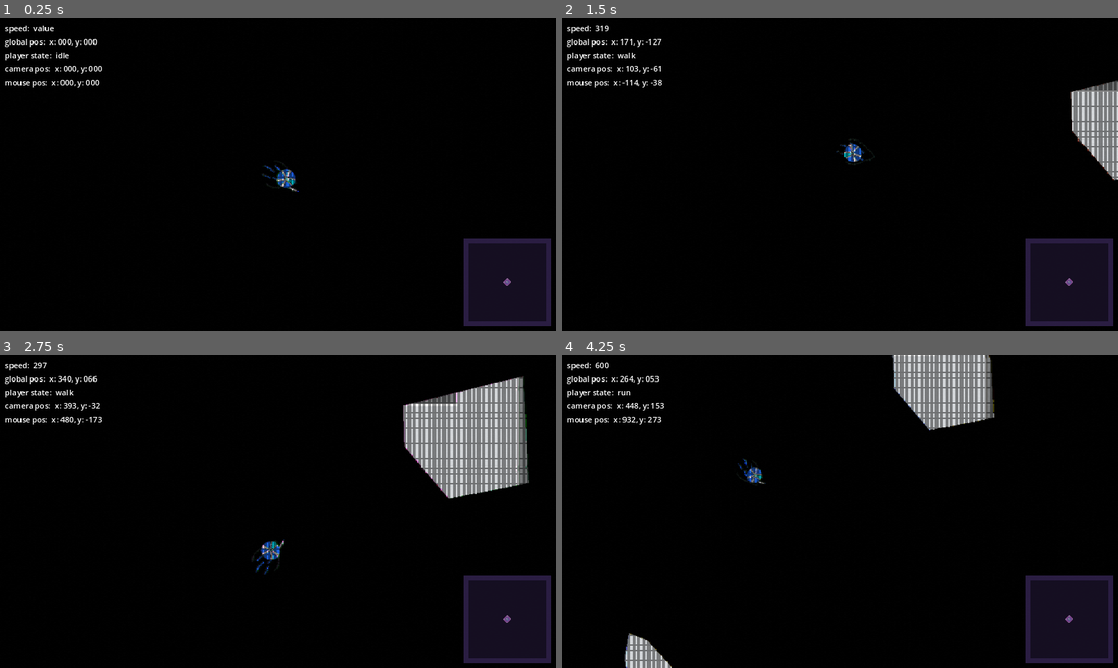
Above: before the commit, frames 1-4 (two rows, left to right).
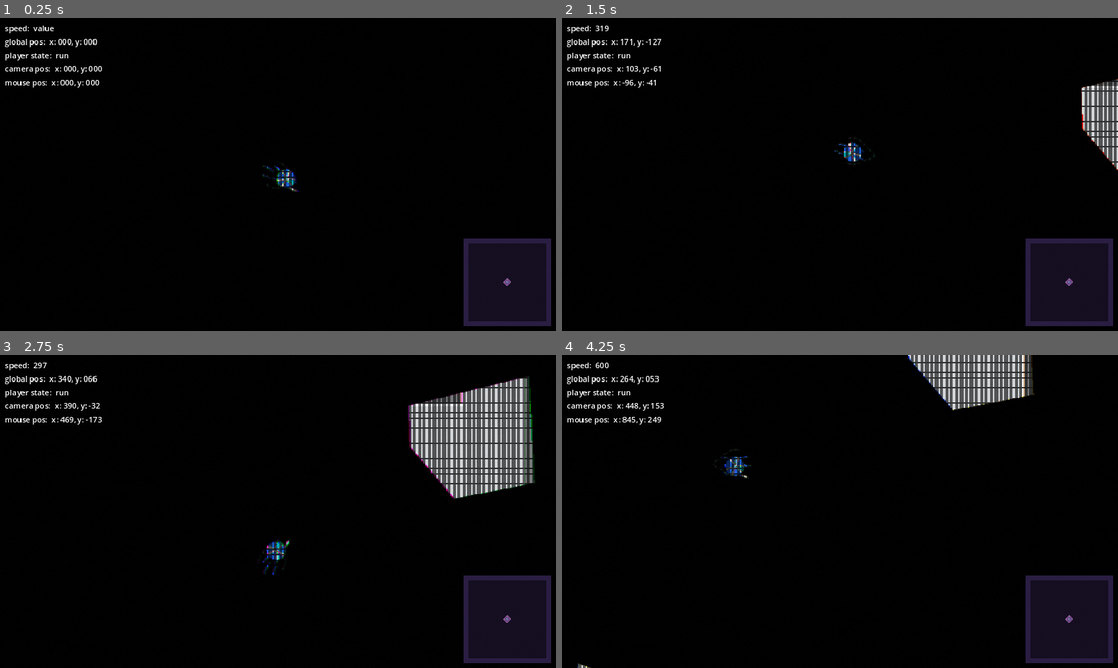
Above: after the commit, the same moments.

Repository: JJPSeno/project-q
Game: Godot game, scene res://World/world.tscn
Two runs of this game, one before a commit and one after it. Both use one fixed random seed, a clock stepped at 60 frames per second and the inputs below.
Inputs (mouse positions are in pixels of both pictures, inside the frame that each line leads up to):
- Up to frame 1 (0.25 s): no input
- Up to frame 2 (1.5 s): tap Enter at 0.5 s; move the mouse to (962, 158) at 0.52 s; hold D (right) 0.53-1.28 s; hold W (base_movement) 0.53-1.28 s; tap Shift (run) at 0.8, 1.35 s; move the mouse to (728, 190) at 1.27 s; hold S (down) from 1.28 s (still down)
- Up to frame 3 (2.75 s): tap Space (special) at 1.55 s; move the mouse to (333, 442) at 2.02 s; release S (down) at 2.03 s; hold D (right) from 2.03 s (still down); hold Space (special) from 2.03 s (still down); tap W (base_movement) at 2.3 s
- Up to frame 4 (4.25 s): move the mouse to (812, 574) at 2.77 s; release Space (special) at 2.78 s; tap W (base_movement) at 2.85 s; tap Shift (run) at 3.05 s; move the mouse to (1006, 558) at 3.52 s; release D (right) at 3.53 s; hold A (left) from 3.53 s (still down); hold Shift (run) from 3.53 s (still down); tap Space (special) at 3.8 s

The runs differ from the first frame. In frame 1, 0.2% of the frame differs, in the area x 10-54%, y 10-56%; in frame 2, 1.8%; in frame 3, 5.6%, in the area x 10-97%, y 6-71%; in frame 4, 5.1%.
Error after the commit: Invalid access to property or key 'signal_name' on a base object of type 'Nil'. (res://Controllers/PlayerAbilityController/player_ability_controller.gd:11)

Commit message:
Add ant enemy; Edit shader; Add components; Update ability state machine

Diff:
--- /dev/null
+++ b/Components/damageable/damageable.gd
@@ -0,0 +1,10 @@
+extends Node
+
+
+@export var health : int
+
+func take_damage(damage: int):
+	health = clamp(health-damage,0,health)
+	if health == 0 \
+	 and get_parent().has_method("die"):
+		get_parent().die
--- /dev/null
+++ b/Components/damageable/damageable.tscn
@@ -0,0 +1,6 @@
+[gd_scene load_steps=2 format=3 uid="uid://cg87huf34jy1q"]
+
+[ext_resource type="Script" path="res://Components/damageable/damageable.gd" id="1_v2emt"]
+
+[node name="Damageable" type="Node"]
+script = ExtResource("1_v2emt")
--- /dev/null
+++ b/Components/shootable/shootable.gd
@@ -0,0 +1,7 @@
+extends Area2D
+
+
+func _on_area_entered(area: Area2D) -> void:
+	if area.is_in_group("player_projectile") \
+	 and get_parent().has_method("shot"):
+		get_parent().shot()
--- /dev/null
+++ b/Components/shootable/shootable.tscn
@@ -0,0 +1,8 @@
+[gd_scene load_steps=2 format=3 uid="uid://bs5buk8blx3sj"]
+
+[ext_resource type="Script" path="res://Components/shootable/shootable.gd" id="1_3xf6f"]
+
+[node name="Shootable" type="Area2D"]
+script = ExtResource("1_3xf6f")
+
+[connection signal="area_entered" from="." to="." method="_on_area_entered"]
--- a/Controllers/PlayerAbilityController/player_ability_controller.gd
+++ b/Controllers/PlayerAbilityController/player_ability_controller.gd
@@ -5,15 +5,8 @@
 @export var parent : CharacterBody2D
 @export var input_ability_states : Dictionary
 @onready var input_ability_state_machine: InputAbilityStateMachine = $InputAbilityStateMachine
-#
-##try to add this to func _input
-#func _physics_process(_delta: float) -> void:
-	#if Input.is_action_pressed("base_movement"):
-		#if Input.is_action_pressed("run"):
-			#input_movement_state_machine.change_state("run")
-		#else:
-			#input_movement_state_machine.change_state("walk")
-		##if Input.is_action_just_pressed("dash") and int(parent.velocity.length()) > 0:
-			##get_node("MovementStateMachine").change_state("dash")
-	#else:
-		#input_movement_state_machine.change_state("idle")
+
+func _input(event: InputEvent) -> void:
+	var current_state = input_ability_state_machine._get_current_state()
+	if event.is_action_pressed("special") and current_state.signal_name != "":
+		EventBus.emit_signal(current_state.signal_name)
--- a/Controllers/PlayerMovementController/player_movement_controller.gd
+++ b/Controllers/PlayerMovementController/player_movement_controller.gd
@@ -4,7 +4,6 @@
 
 @export var parent : CharacterBody2D
 @export var input_movement_states : Dictionary
-@export var ability_movement_states : Dictionary
 @onready var input_movement_state_machine: InputMovementStateMachine = $InputMovementStateMachine
 @onready var ability_movement_state_machine: AbilityMovementStateMachine = $AbilityMovementStateMachine
 
@@ -15,7 +14,14 @@
 			input_movement_state_machine.change_state("run")
 		else:
 			input_movement_state_machine.change_state("walk")
-		#if Input.is_action_just_pressed("dash") and int(parent.velocity.length()) > 0:
-			#get_node("MovementStateMachine").change_state("dash")
 	else:
 		input_movement_state_machine.change_state("idle")
+
+
+func _ready() -> void:
+	EventBus.dash_cast.connect(_on_dash_cast)
+
+
+func _on_dash_cast() -> void:
+	if int(parent.velocity.length()) > 0:
+		ability_movement_state_machine.change_state("dash")
--- a/Controllers/PlayerMovementController/player_movement_controller.tscn
+++ b/Controllers/PlayerMovementController/player_movement_controller.tscn
@@ -1,8 +1,9 @@
-[gd_scene load_steps=4 format=3 uid="uid://dff0j6n77jhyg"]
+[gd_scene load_steps=5 format=3 uid="uid://dff0j6n77jhyg"]
 
 [ext_resource type="Script" path="res://Player/input_movement_state_machine.gd" id="1_ceiam"]
 [ext_resource type="Script" path="res://Controllers/PlayerMovementController/player_movement_controller.gd" id="1_makro"]
 [ext_resource type="Script" path="res://Player/ability_movement_state_machine.gd" id="3_6wjeh"]
+[ext_resource type="Script" path="res://States/AbilityMovementStates/dash.gd" id="4_8amhq"]
 
 [node name="PlayerMovementController" type="Node"]
 script = ExtResource("1_makro")
@@ -10,11 +11,14 @@
 [node name="InputMovementStateMachine" type="Node" parent="."]
 script = ExtResource("1_ceiam")
 
-[node name="AbilityMovementStateMachine" type="Node" parent="."]
+[node name="AbilityMovementStateMachine" type="Node" parent="." node_paths=PackedStringArray("movement_controller")]
 script = ExtResource("3_6wjeh")
+movement_controller = NodePath("..")
 
-[node name="dash" type="Node2D" parent="AbilityMovementStateMachine"]
+[node name="dash" type="Node2D" parent="AbilityMovementStateMachine" node_paths=PackedStringArray("state_machine")]
+script = ExtResource("4_8amhq")
+state_machine = NodePath("..")
 
 [node name="grapple" type="Node2D" parent="AbilityMovementStateMachine"]
 
-[node name="idle" type="Node2D" parent="AbilityMovementStateMachine"]
+[node name="wait" type="Node2D" parent="AbilityMovementStateMachine"]
--- /dev/null
+++ b/Enemy/Ant/ant.gd
@@ -0,0 +1,6 @@
+extends CharacterBody2D
+
+
+
+func shot():
+	pass
--- /dev/null
+++ b/Enemy/Ant/ant.tscn
@@ -0,0 +1,157 @@
+[gd_scene load_steps=16 format=3 uid="uid://dyiwx1cymfxbb"]
+
+[ext_resource type="Texture2D" uid="uid://c4d0vg1d56vsq" path="res://Assets/Enemy/Ant/enemy-body.png" id="1_b30m6"]
+[ext_resource type="Script" path="res://Enemy/Ant/ant.gd" id="1_d8g6l"]
+[ext_resource type="Texture2D" uid="uid://ca1ri2iwnpdan" path="res://Assets/Enemy/Ant/enemy-head.png" id="2_bc12i"]
+[ext_resource type="Script" path="res://Enemy/Ant/composite_sprite.gd" id="2_o3ied"]
+[ext_resource type="Texture2D" uid="uid://bu4h8yq628yr4" path="res://Assets/Enemy/Ant/enemy-legs.png" id="3_8dqye"]
+[ext_resource type="Texture2D" uid="uid://b0m3fnpf3kwuj" path="res://Assets/Enemy/Ant/enemy-neck.png" id="4_p31q6"]
+[ext_resource type="PackedScene" uid="uid://bs5buk8blx3sj" path="res://Components/shootable/shootable.tscn" id="7_aaoce"]
+[ext_resource type="PackedScene" uid="uid://cg87huf34jy1q" path="res://Components/damageable/damageable.tscn" id="8_8fgnt"]
+
+[sub_resource type="CapsuleShape2D" id="CapsuleShape2D_7fto2"]
+radius = 19.0
+height = 46.0
+
+[sub_resource type="CapsuleShape2D" id="CapsuleShape2D_axmbk"]
+radius = 12.0
+height = 36.0
+
+[sub_resource type="Animation" id="Animation_wmnkw"]
+length = 0.001
+tracks/0/type = "value"
+tracks/0/imported = false
+tracks/0/enabled = true
+tracks/0/path = NodePath("Enemy-legs:rotation")
+tracks/0/interp = 1
+tracks/0/loop_wrap = true
+tracks/0/keys = {
+"times": PackedFloat32Array(0),
+"transitions": PackedFloat32Array(1),
+"update": 0,
+"values": [-0.202716]
+}
+tracks/1/type = "value"
+tracks/1/imported = false
+tracks/1/enabled = true
+tracks/1/path = NodePath("../Head:position")
+tracks/1/interp = 1
+tracks/1/loop_wrap = true
+tracks/1/keys = {
+"times": PackedFloat32Array(0),
+"transitions": PackedFloat32Array(1),
+"update": 0,
+"values": [Vector2(-2.38419e-07, -1)]
+}
+
+[sub_resource type="Animation" id="Animation_mtfer"]
+resource_name = "attack"
+length = 0.4
+tracks/0/type = "value"
+tracks/0/imported = false
+tracks/0/enabled = true
+tracks/0/path = NodePath("../Head:position")
+tracks/0/interp = 2
+tracks/0/loop_wrap = true
+tracks/0/keys = {
+"times": PackedFloat32Array(0, 0.1, 0.2, 0.4),
+"transitions": PackedFloat32Array(0.450625, 0.450625, 0.450625, 0.120742),
+"update": 0,
+"values": [Vector2(-2.38419e-07, -1), Vector2(-7, -1), Vector2(-7, -1), Vector2(7, -1)]
+}
+
+[sub_resource type="Animation" id="Animation_cr5rs"]
+resource_name = "skitter"
+length = 0.15
+loop_mode = 1
+tracks/0/type = "value"
+tracks/0/imported = false
+tracks/0/enabled = true
+tracks/0/path = NodePath("Enemy-legs:rotation")
+tracks/0/interp = 1
+tracks/0/loop_wrap = true
+tracks/0/keys = {
+"times": PackedFloat32Array(0, 0.133333),
+"transitions": PackedFloat32Array(1, 1),
+"update": 0,
+"values": [-0.202716, 0.202458]
+}
+
+[sub_resource type="AnimationLibrary" id="AnimationLibrary_ryy1k"]
+_data = {
+"RESET": SubResource("Animation_wmnkw"),
+"attack": SubResource("Animation_mtfer"),
+"skitter": SubResource("Animation_cr5rs")
+}
+
+[sub_resource type="CapsuleShape2D" id="CapsuleShape2D_qqxiv"]
+radius = 19.0
+height = 46.0
+
+[node name="Ant" type="CharacterBody2D" groups=["enemy"]]
+collision_layer = 8
+collision_mask = 23
+script = ExtResource("1_d8g6l")
+
+[node name="Body" type="Node2D" parent="."]
+position = Vector2(0, -1)
+rotation = 1.5708
+scale = Vector2(0.6, 0.6)
+script = ExtResource("2_o3ied")
+
+[node name="Enemy-legs" type="Sprite2D" parent="Body"]
+position = Vector2(1.66667, 8)
+rotation = -0.202716
+texture = ExtResource("3_8dqye")
+
+[node name="Enemy-body" type="Sprite2D" parent="Body"]
+position = Vector2(1.66667, 8)
+texture = ExtResource("1_b30m6")
+
+[node name="Enemy-neck" type="Sprite2D" parent="Body"]
+position = Vector2(0.333334, -30.6667)
+texture = ExtResource("4_p31q6")
+
+[node name="BodyShootable" parent="Body" instance=ExtResource("7_aaoce")]
+position = Vector2(1.66667, -6.03332e-06)
+rotation = -1.5708
+scale = Vector2(1.66667, 1.66667)
+
+[node name="CollisionShape2D" type="CollisionShape2D" parent="Body/BodyShootable"]
+position = Vector2(-4, 0)
+rotation = 1.5708
+shape = SubResource("CapsuleShape2D_7fto2")
+debug_color = Color(0.98546, 0, 0.333541, 0.42)
+
+[node name="Head" type="Node2D" parent="."]
+position = Vector2(-2.38419e-07, -1)
+rotation = 1.5708
+scale = Vector2(0.6, 0.6)
+
+[node name="Enemy-head" type="Sprite2D" parent="Head"]
+position = Vector2(1.66667, -38.3333)
+texture = ExtResource("2_bc12i")
+
+[node name="HeadShootable" parent="Head" instance=ExtResource("7_aaoce")]
+position = Vector2(1.6665, -45)
+rotation = -1.5708
+scale = Vector2(1.66667, 1.66667)
+
+[node name="CollisionShape2D" type="CollisionShape2D" parent="Head/HeadShootable"]
+position = Vector2(-3, 0)
+rotation = 1.5708
+shape = SubResource("CapsuleShape2D_axmbk")
+debug_color = Color(0.98546, 0, 0.333541, 0.42)
+
+[node name="AnimationPlayer" type="AnimationPlayer" parent="."]
+root_node = NodePath("../Body")
+libraries = {
+"": SubResource("AnimationLibrary_ryy1k")
+}
+
+[node name="CollisionShape2D" type="CollisionShape2D" parent="."]
+position = Vector2(-4, 0)
+rotation = 1.57079
+shape = SubResource("CapsuleShape2D_qqxiv")
+
+[node name="Damageable" parent="." instance=ExtResource("8_8fgnt")]
--- /dev/null
+++ b/Enemy/Ant/composite_sprite.gd
@@ -0,0 +1,11 @@
+extends Node2D
+
+
+# Called when the node enters the scene tree for the first time.
+func _ready() -> void:
+	pass # Replace with function body.
+
+
+# Called every frame. 'delta' is the elapsed time since the previous frame.
+func _process(delta: float) -> void:
+	pass
--- a/Player/ability_movement_state_machine.gd
+++ b/Player/ability_movement_state_machine.gd
@@ -1,29 +1,27 @@
 class_name AbilityMovementStateMachine
 extends Node
 
-var movement_states : Dictionary
+
+@export var movement_controller : PlayerMovementController
+var movement_states : Array[Node]
 var current_state_name : String
-var movement_controller : Node
 var parent : Node2D
 
 func _ready() -> void:
-	movement_controller = get_parent()
 	parent = movement_controller.parent
-	movement_states = movement_controller.ability_movement_states
-
+	await get_parent().ready
+	movement_states = get_children()
 
 
 func change_state(_state_name: String) -> void:
-	pass
-
-
-func _physics_process(_delta: float) -> void:
-	pass
+	_exit_state(current_state_name)
+	current_state_name = _state_name
+	get_node(current_state_name).start_physics
 
 
 func _exit_state(_state_name: String) -> void:
-	pass
+	get_node(_state_name).lock_physics
 
 
-#func _get_current_state() -> InputMovementState:
-	#pass
+func _get_current_state() -> AbilityMovementState:
+	return get_node(current_state_name)
--- a/Player/input_ability_state_machine.gd
+++ b/Player/input_ability_state_machine.gd
@@ -3,10 +3,32 @@
 
 var ability_states : Dictionary
 var current_state_name : String
-var ability_controller : Node
+var ability_controller : PlayerAbilityController
 var parent : Node2D
+#@export var name : String
+#@export var id : int
+#@export var input_name : String
+#@export var signal_name : String
+
 
 func _ready() -> void:
 	ability_controller = get_parent()
 	parent = ability_controller.parent
-	#ability_states = ability_controller.ability_movement_states
+	ability_states = ability_controller.input_ability_states
+	current_state_name = "wait"
+
+func change_state(state_name: String) -> void:
+	current_state_name = state_name
+	if parent.is_in_group("player"):
+		pass
+
+func _physics_process(delta: float) -> void:
+	pass
+
+
+func _exit_state(_state_name: String) -> void:
+	pass
+
+
+func _get_current_state():# -> InputMovementState:
+	pass
--- a/Player/input_movement_state_machine.gd
+++ b/Player/input_movement_state_machine.gd
@@ -48,9 +48,9 @@
 
 func change_state(state_name: String) -> void:
 	current_state_name = state_name
-	if parent.is_in_group("player"):
-		EventBus.player_state_updated.emit(state_name)
-		EventBus.camera_zoom_updated.emit(movement_states[current_state_name].camera_zoom, movement_states[current_state_name].camera_speed)
+	#if parent.is_in_group("player"):
+		#EventBus.player_state_updated.emit(state_name)
+		#EventBus.camera_zoom_updated.emit(movement_states[current_state_name].camera_zoom, movement_states[current_state_name].camera_speed)
 
 
 func _physics_process(delta: float) -> void:
--- a/Player/player.tscn
+++ b/Player/player.tscn
@@ -10,6 +10,8 @@
 [ext_resource type="Texture2D" uid="uid://bjftovq844y6n" path="res://Assets/Player/gun.png" id="6_8gtic"]
 [ext_resource type="PackedScene" uid="uid://b4s4ypiv7hikj" path="res://Controllers/PlayerAbilityController/player_ability_controller.tscn" id="6_hsx6x"]
 [ext_resource type="Texture2D" uid="uid://c08sui0c2gn88" path="res://Assets/Player/player.png" id="7_78jdo"]
+[ext_resource type="Resource" uid="uid://bdypsqqlqj8c0" path="res://States/InputAbilityStates/wait.tres" id="7_u0ssl"]
+[ext_resource type="Resource" uid="uid://s44d6qf1amd4" path="res://States/InputAbilityStates/dash.tres" id="10_251nf"]
 
 [sub_resource type="CircleShape2D" id="CircleShape2D_4a0ob"]
 
@@ -21,7 +23,7 @@
 [node name="Player" type="CharacterBody2D" groups=["player"]]
 modulate = Color(0.86, 0.86, 0.86, 1)
 collision_layer = 2
-collision_mask = 5
+collision_mask = 13
 up_direction = Vector2(1, 0)
 script = ExtResource("1_t54ku")
 
@@ -35,6 +37,10 @@
 
 [node name="PlayerAbilityController" parent="." node_paths=PackedStringArray("parent") instance=ExtResource("6_hsx6x")]
 parent = NodePath("..")
+input_ability_states = {
+"dash": ExtResource("10_251nf"),
+"wait": ExtResource("7_u0ssl")
+}
 
 [node name="CompositeSprite" type="Node2D" parent="."]
 position = Vector2(-5, 13)
--- a/Singletons/event_bus.gd
+++ b/Singletons/event_bus.gd
@@ -6,9 +6,12 @@
 signal player_state_updated(new_state)
 signal camera_pos_updated(new_pos)
 signal mouse_pos_updated(new_pos)
+signal camera_zoom_updated(new_zoom, new_speed)
 #endregion
-
-signal camera_zoom_updated(new_zoom, new_speed)
 
 signal change_to_box_cursor
 signal change_to_arrow_cursor
+
+#region ability signals
+signal dash_cast
+#endregion
--- a/States/AbilityMovementStates/ability_movement_state.gd
+++ b/States/AbilityMovementStates/ability_movement_state.gd
@@ -1,11 +1,29 @@
 class_name AbilityMovementState
-extends Resource
-#TODO: CHANGE OR EVEN REMOVE
-@export var name : String
-@export var id : int
-@export var speed := 200.0
-@export var camera_zoom := Vector2(1,1)
-@export var camera_speed := 5.0
-@export var acceleration := 1.0
-@export var friction := 1.0
-@export_multiline var callback : String
+extends Node2D
+
+var is_processing_physics: bool
+#extends Resource
+##TODO: CHANGE OR EVEN REMOVE
+#@export var name : String
+#@export var id : int
+#@export var speed := 200.0
+#@export var camera_zoom := Vector2(1,1)
+#@export var camera_speed := 5.0
+#@export var acceleration := 1.0
+#@export var friction := 1.0
+#@export_multiline var callback : String
+
+func _ready() -> void:
+	pass
+
+
+func _physics_process(delta: float) -> void:
+	pass
+
+
+func start_physics() -> void:
+	pass
+
+
+func lock_physics() -> void:
+	pass
--- /dev/null
+++ b/States/AbilityMovementStates/dash.gd
@@ -0,0 +1,34 @@
+extends AbilityMovementState
+
+
+@export var speed = 3000.0
+@export var acceleration := 4500.0
+@export var camera_zoom := Vector2(0.9, 0.9)
+@export var cemra_speed := 6
+@export var friction := 1
+@export var state_machine : AbilityMovementStateMachine
+var direction := Vector2.ZERO
+var target_velocity := Vector2.ZERO
+var previous_velocity := Vector2.ZERO
+var new_velocity := Vector2.ZERO
+
+
+# Called every frame. 'delta' is the elapsed time since the previous frame.
+func _process(delta: float) -> void:
+	pass
+	#direction = Input.get_vector("left","right","up","down")
+	#target_velocity = direction * speed
+	#EventBus.position_updated.emit("x: %03.0f, y: %03.0f" % [state_machine.parent.global_position.x, state_machine.parent.global_position.y])
+	#previous_velocity = state_machine.parent.velocity
+	#new_velocity = \
+		#state_machine.parent.velocity.lerp( \
+			#target_velocity, \
+			#1 - exp(-(acceleration * \
+			#friction) * delta) \
+		#)
+	#
+	#if (previous_velocity != new_velocity):
+		#EventBus.speed_updated.emit("%03.0f" % [new_velocity.length()])
+		#state_machine.parent.velocity = new_velocity
+	#
+	#state_machine.parent.move_and_slide()
--- a/States/AbilityMovementStates/grappling_hook.tres
+++ /dev/null
@@ -1,14 +0,0 @@
-[gd_resource type="Resource" script_class="AbilityMovementState" load_steps=2 format=3 uid="uid://gptsft0npy12"]
-
-[ext_resource type="Script" path="res://States/AbilityMovementStates/ability_movement_state.gd" id="1_t6bj4"]
-
-[resource]
-script = ExtResource("1_t6bj4")
-name = ""
-id = 0
-speed = 200.0
-camera_zoom = Vector2(1, 1)
-camera_speed = 5.0
-acceleration = 1.0
-friction = 1.0
-callbacks = ""
--- a/States/InputAbilityStates/dash.tres
+++ b/States/InputAbilityStates/dash.tres
@@ -5,6 +5,5 @@
 [resource]
 script = ExtResource("1_oexcl")
 name = "dash"
-id = 0
-input_name = "dash"
-signal_name = "player_dash"
+id = 1
+signal_name = "dash_cast"
--- a/States/InputAbilityStates/input_ability_state.gd
+++ b/States/InputAbilityStates/input_ability_state.gd
@@ -4,5 +4,4 @@
 
 @export var name : String
 @export var id : int
-@export var input_name : String
 @export var signal_name : String
--- /dev/null
+++ b/States/InputAbilityStates/wait.tres
@@ -0,0 +1,9 @@
+[gd_resource type="Resource" script_class="InputAbilityState" load_steps=2 format=3 uid="uid://bdypsqqlqj8c0"]
+
+[ext_resource type="Script" path="res://States/InputAbilityStates/input_ability_state.gd" id="1_1o8dt"]
+
+[resource]
+script = ExtResource("1_1o8dt")
+name = "wait"
+id = 0
+signal_name = ""
--- a/World/Obstacles/obstacles.tscn
+++ b/World/Obstacles/obstacles.tscn
@@ -4,7 +4,7 @@
 
 [node name="Obstacles" type="StaticBody2D"]
 collision_layer = 4
-collision_mask = 2
+collision_mask = 10
 script = ExtResource("1_paaf0")
 MIN_POINTS = 12
 MAX_POINTS = 16
--- a/World/obstacles/obstacles.tscn
+++ b/World/obstacles/obstacles.tscn
@@ -4,7 +4,7 @@
 
 [node name="Obstacles" type="StaticBody2D"]
 collision_layer = 4
-collision_mask = 2
+collision_mask = 10
 script = ExtResource("1_paaf0")
 MIN_POINTS = 12
 MAX_POINTS = 16
--- a/World/world.tscn
+++ b/World/world.tscn
@@ -9,15 +9,15 @@
 
 [sub_resource type="ShaderMaterial" id="ShaderMaterial_moc7l"]
 shader = ExtResource("8_vniwf")
-shader_parameter/shake = 0.015
+shader_parameter/shake = 0.0
 shader_parameter/noiseQuality = 0.1
-shader_parameter/noiseIntensity = 0.001
+shader_parameter/noiseIntensity = 0.0
 shader_parameter/offsetIntensity = 0.0045
 shader_parameter/colorOffsetIntensity = 0.264
 shader_parameter/pixelSize = 512.0
-shader_parameter/grainIntensity = 0.02
+shader_parameter/grainIntensity = 0.01
 shader_parameter/use_overlay = true
-shader_parameter/use_lens_distortion = true
+shader_parameter/use_lens_distortion = false
 shader_parameter/overlay_color = Color(0.468743, 0.561297, 0.774257, 1)
 shader_parameter/lens_distortion_strength = 0.0
 
--- a/project.godot
+++ b/project.godot
@@ -32,6 +32,7 @@
 [global_group]
 
 player=""
+enemy=""
 
 [input]
 
@@ -72,7 +73,6 @@
 , Object(InputEventKey,"resource_local_to_scene":false,"resource_name":"","device":-1,"window_id":0,"alt_pressed":false …(183 unchanged characters)…
 , Object(InputEventKey,"resource_local_to_scene":false,"resource_name":"","device":-1,"window_id":0,"alt_pressed":false …(183 unchanged characters)…
 , Object(InputEventKey,"resource_local_to_scene":false,"resource_name":"","device":-1,"window_id":0,"alt_pressed":false …(186 unchanged characters)…
-, Object(InputEventKey,"resource_local_to_scene":false,"resource_name":"","device":-1,"window_id":0,"alt_pressed":false,"shift_pressed":false,"ctrl_pressed":false,"meta_pressed":false,"pressed":false,"keycode":0,"physical_keycode":32,"key_label":0,"unicode":32,"location":0,"echo":false,"script":null)
 ]
 }
 base_movement={
@@ -139,6 +139,9 @@
 2d_physics/layer_1="world"
 2d_physics/layer_2="player"
 2d_physics/layer_3="obstacles"
+2d_physics/layer_4="enemy"
+2d_physics/layer_5="player_projectile"
+2d_physics/layer_6="enemy_projectile"
 
 [rendering]
 
Binary file added: Assets/Enemy/Ant/enemy-body-with-legs.png
Not shown, added: Assets/Enemy/Ant/enemy-body-with-legs.png.import
Binary file added: Assets/Enemy/Ant/enemy-body.png
Not shown, added: Assets/Enemy/Ant/enemy-body.png.import
Binary file added: Assets/Enemy/Ant/enemy-head.png
Not shown, added: Assets/Enemy/Ant/enemy-head.png.import
Binary file added: Assets/Enemy/Ant/enemy-legs.png
Not shown, added: Assets/Enemy/Ant/enemy-legs.png.import
Binary file added: Assets/Enemy/Ant/enemy-neck.png
Not shown, added: Assets/Enemy/Ant/enemy-neck.png.import
Not shown: 1 places in Player/player.tscn that only renumber resources
